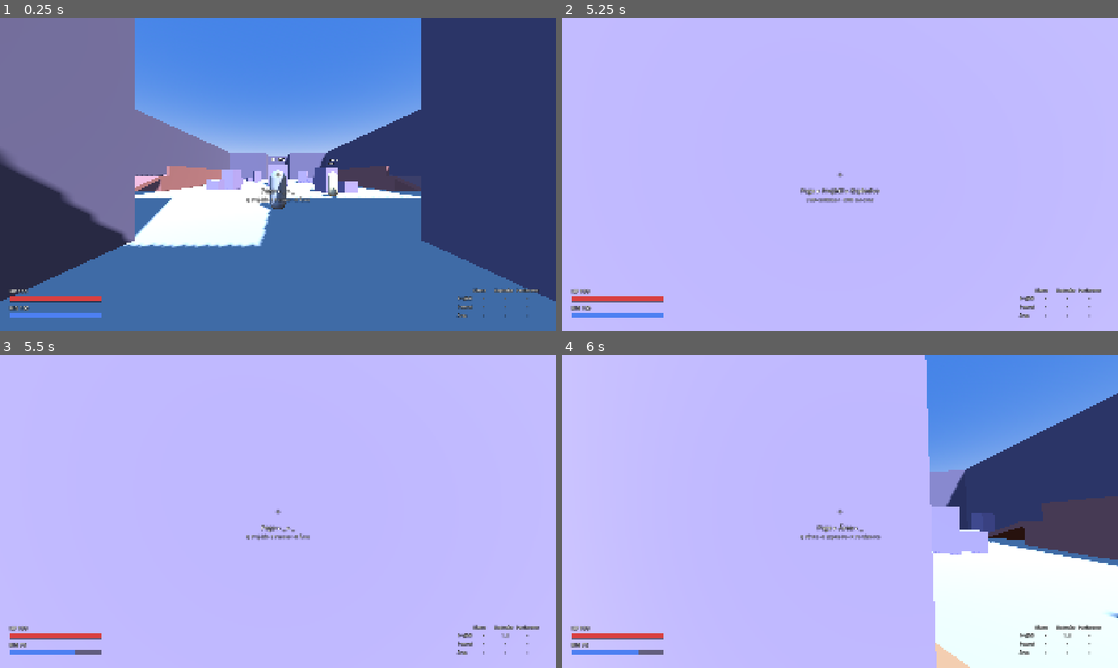
Above: before the commit, frames 1-4 (two rows, left to right).
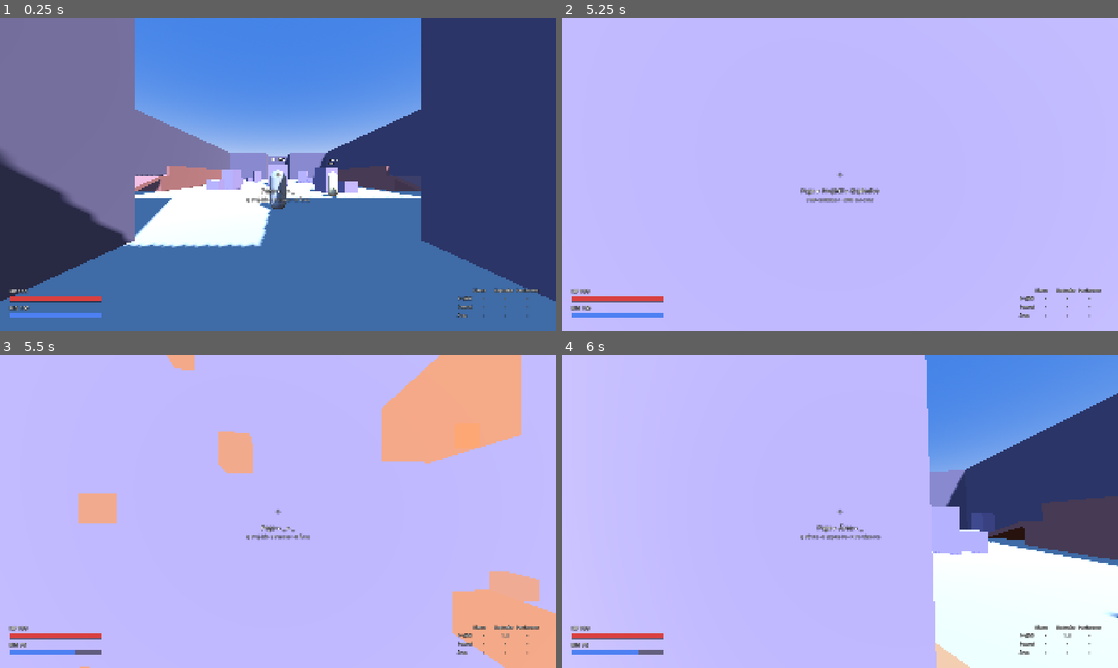
Above: after the commit, the same moments.

Repository: VSennaa/DynMagic
Game: Godot game, scene res://scenes/sandbox/training.tscn
Same seed, same stepped clock (60 frames per second), same inputs: the game is played once before the commit and once after it.
Inputs (mouse positions are in pixels of both pictures, inside the frame that each line leads up to):
- Up to frame 1 (0.25 s): no input
- Up to frame 2 (5.25 s): tap Enter at 0.5 s; move the mouse to (867, 174) at 0.52 s; hold W (move_forward) from 0.53 s (still down); click (867, 174) at 0.6 s; tap Space (jump) at 0.77, 1.07, 1.52, 1.82, 3.02, 3.32, 3.77, 4.07, 4.52, 4.82 s; move the mouse to (812, 174) at 1.27 s; click (812, 174) at 1.35 s; move the mouse to (851, 168) at 2.02 s; hold Ctrl (crouch) 2.03-2.78 s; click (851, 168) at 2.3 s; move the mouse to (834, 180) at 2.77 s; right-click (834, 180) at 2.85 s; click (834, 180) at 3.05 s; move the mouse to (878, 177) at 3.52 s; tap Tab (scoreboard) at 3.6 s; click (878, 177) at 3.8 s; move the mouse to (795, 171) at 4.27 s; tap Q (slot_1) at 4.35 s; click (795, 171) at 4.55 s; move the mouse to (845, 174) at 5.02 s; tap E (slot_2) at 5.1 s
- Up to frame 3 (5.5 s): keep holding W (move_forward); click (283, 511) at 5.3 s
- Up to frame 4 (6 s): move the mouse to (817, 505) at 5.77 s; release W (move_forward) at 5.78 s; hold D (move_right) from 5.78 s (still down); tap R (slot_3) at 5.85 s

Frames 1-2 are identical in both runs. In frame 3, 13% of the frame differs, in the area x 14-100%, y 0-100%; in frame 4, nothing differs.

Commit message:
feat(vfx): element particle trails and bursts
Zones and ground effects now land on the floor instead of on top of players.

Co-Authored-By: Claude Opus 5.5 <noreply@anthropic.com>

Diff:
--- a/scenes/player/spell_caster.gd
+++ b/scenes/player/spell_caster.gd
@@ -37,7 +37,7 @@
 ## First non-damageable surface below a point (rays pass through players and dummies).
 func _floor_below(point: Vector3, fallback: Vector3) -> Vector3:
 	var exclude: Array[RID] = [player.get_rid()]
-	for attempt: int in 4:
+	for _attempt: int in 4:
 		var query: PhysicsRayQueryParameters3D = PhysicsRayQueryParameters3D.create(point + Vector3.UP * 0.5, point + Vector3.DOWN * 20.0)
 		query.exclude = exclude
 		var result: Dictionary = player.get_world_3d().direct_space_state.intersect_ray(query)
--- a/scenes/spells/area_spell.gd
+++ b/scenes/spells/area_spell.gd
@@ -89,7 +89,7 @@
 		if launch > 0.0 and target.has_method(&"apply_knockback"):
 			target.call(&"apply_knockback", Vector3.UP * launch)
 	var fx: ExplosionFx = EXPLOSION_SCENE.instantiate() as ExplosionFx
-	fx.configure(_radius, spell.color)
+	fx.configure(_radius, spell.color, spell.element)
 	get_parent().add_child(fx)
 	fx.global_position = global_position
 	queue_free()
--- a/scenes/spells/burst_projectile.gd
+++ b/scenes/spells/burst_projectile.gd
@@ -37,7 +37,7 @@
 		_chain(center, targets, chain)
 	_leave_ground(center)
 	var fx: ExplosionFx = EXPLOSION_SCENE.instantiate() as ExplosionFx
-	fx.configure(radius, spell.color)
+	fx.configure(radius, spell.color, spell.element)
 	get_parent().add_child(fx)
 	fx.global_position = center
 	queue_free()
@@ -70,12 +70,5 @@
 	else:
 		overrides.merge({"zone_duration": frost_time, "zone_dps": 0.0, "zone_applies_status": true})
 	var zone: Zone = ZONE_SCENE.instantiate() as Zone
-	zone.setup(spell.with_params(overrides), caster, _ground_below(center), direction, center)
+	zone.setup(spell.with_params(overrides), caster, floor_below(center), direction, center)
 	get_parent().add_child(zone)
-
-
-func _ground_below(point: Vector3) -> Vector3:
-	var query: PhysicsRayQueryParameters3D = PhysicsRayQueryParameters3D.create(point + Vector3.UP * 0.2, point + Vector3.DOWN * 20.0)
-	query.exclude = _exclude
-	var result: Dictionary = get_world_3d().direct_space_state.intersect_ray(query)
-	return result["position"] if not result.is_empty() else point
--- a/scenes/spells/explosion_fx.gd
+++ b/scenes/spells/explosion_fx.gd
@@ -6,13 +6,15 @@
 
 var _radius: float = 3.0
 var _color: Color = Color.WHITE
+var _element: StringName = &"fire"
 
 @onready var _mesh: MeshInstance3D = $Mesh
 
 
-func configure(radius: float, color: Color) -> void:
+func configure(radius: float, color: Color, element: StringName = &"fire") -> void:
 	_radius = radius
 	_color = color
+	_element = element
 
 
 func _ready() -> void:
@@ -26,4 +28,8 @@
 	var tween: Tween = create_tween().set_parallel(true)
 	tween.tween_property(_mesh, ^"scale", Vector3.ONE * _radius, DURATION).set_ease(Tween.EASE_OUT).set_trans(Tween.TRANS_CUBIC)
 	tween.tween_property(mat, ^"albedo_color:a", 0.0, DURATION)
+	tween.chain().tween_interval(0.6)
 	tween.chain().tween_callback(queue_free)
+	var particles: GPUParticles3D = ElementFx.burst(_element, _color, _radius)
+	add_child(particles)
+	particles.emitting = true
--- a/scenes/spells/lingering_projectile.gd
+++ b/scenes/spells/lingering_projectile.gd
@@ -15,14 +15,6 @@
 
 func _plant(point: Vector3) -> void:
 	var zone: Zone = ZONE_SCENE.instantiate() as Zone
-	zone.setup(spell, caster, _ground_below(point), direction, point)
+	zone.setup(spell, caster, floor_below(point), direction, point)
 	get_parent().add_child(zone)
 	queue_free()
-
-
-## Zones sit on the floor even when the seed hits a wall or a target.
-func _ground_below(point: Vector3) -> Vector3:
-	var query: PhysicsRayQueryParameters3D = PhysicsRayQueryParameters3D.create(point + Vector3.UP * 0.2, point + Vector3.DOWN * 20.0)
-	query.exclude = _exclude
-	var result: Dictionary = get_world_3d().direct_space_state.intersect_ray(query)
-	return result["position"] if not result.is_empty() else point
--- a/scenes/spells/projectile.gd
+++ b/scenes/spells/projectile.gd
@@ -32,6 +32,7 @@
 	if body != null:
 		_exclude.append(body.get_rid())
 	_apply_color(spell.color)
+	add_child(ElementFx.trail(spell.element, spell.color))
 
 
 func _physics_process(delta: float) -> void:
--- a/scenes/spells/spell_node.gd
+++ b/scenes/spells/spell_node.gd
@@ -57,3 +57,21 @@
 			return node
 		node = node.get_parent()
 	return null
+
+
+## First non-damageable surface below a point: zones and marks land on the floor, never on a body.
+func floor_below(point: Vector3) -> Vector3:
+	var exclude: Array[RID] = []
+	var body: CollisionObject3D = caster as CollisionObject3D
+	if body != null:
+		exclude.append(body.get_rid())
+	for _attempt: int in 4:
+		var query: PhysicsRayQueryParameters3D = PhysicsRayQueryParameters3D.create(point + Vector3.UP * 0.2, point + Vector3.DOWN * 20.0)
+		query.exclude = exclude
+		var result: Dictionary = get_world_3d().direct_space_state.intersect_ray(query)
+		if result.is_empty():
+			return point
+		if find_damageable(result["collider"]) == null:
+			return result["position"]
+		exclude.append(result["rid"])
+	return point
--- /dev/null
+++ b/vfx/element_fx.gd
@@ -0,0 +1,76 @@
+class_name ElementFx
+extends RefCounted
+## Placeholder GPU particle looks per element (docs/specs/07-art-pipeline.md section 2):
+##   fire  orange square sparks rising        frost  pale crystal flakes drifting down
+##   storm short bright streaks, jittery      wind   long thin ribbons swirling
+## Every system stays under 2,000 live particles (spec 07 acceptance).
+
+const LOOKS: Dictionary = {
+	&"fire": {"size": Vector3(0.07, 0.07, 0.07), "gravity": Vector3(0, 2.5, 0), "spread": 25.0, "speed": 1.2, "lifetime": 0.5},
+	&"frost": {"size": Vector3(0.05, 0.09, 0.05), "gravity": Vector3(0, -1.5, 0), "spread": 60.0, "speed": 0.6, "lifetime": 0.8},
+	&"storm": {"size": Vector3(0.02, 0.02, 0.22), "gravity": Vector3.ZERO, "spread": 180.0, "speed": 3.0, "lifetime": 0.15},
+	&"wind": {"size": Vector3(0.02, 0.02, 0.35), "gravity": Vector3.ZERO, "spread": 40.0, "speed": 2.0, "lifetime": 0.6},
+}
+
+
+## Continuous trail for a moving spell. Particles live in world space so they stay behind.
+static func trail(element_id: StringName, color: Color, amount: int = 48) -> GPUParticles3D:
+	var particles: GPUParticles3D = _make(element_id, color, amount)
+	particles.local_coords = false
+	return particles
+
+
+## One-shot burst (explosions, zone spawn). Frees itself when done.
+static func burst(element_id: StringName, color: Color, radius: float, amount: int = 160) -> GPUParticles3D:
+	var particles: GPUParticles3D = _make(element_id, color, amount)
+	particles.one_shot = true
+	particles.explosiveness = 0.9
+	var process: ParticleProcessMaterial = particles.process_material as ParticleProcessMaterial
+	process.emission_shape = ParticleProcessMaterial.EMISSION_SHAPE_SPHERE
+	process.emission_sphere_radius = radius * 0.3
+	process.spread = 180.0
+	process.initial_velocity_min = radius * 1.5
+	process.initial_velocity_max = radius * 3.0
+	particles.finished.connect(particles.queue_free)
+	return particles
+
+
+static func _make(element_id: StringName, color: Color, amount: int) -> GPUParticles3D:
+	var look: Dictionary = LOOKS.get(element_id, LOOKS[&"fire"])
+	var particles: GPUParticles3D = GPUParticles3D.new()
+	particles.amount = mini(amount, 2000)
+	particles.lifetime = float(look["lifetime"])
+	var process: ParticleProcessMaterial = ParticleProcessMaterial.new()
+	process.direction = Vector3(0, 0, 1)
+	process.spread = float(look["spread"])
+	process.initial_velocity_min = float(look["speed"]) * 0.5
+	process.initial_velocity_max = float(look["speed"])
+	process.gravity = look["gravity"]
+	process.scale_min = 0.6
+	process.scale_max = 1.2
+	var fade: Gradient = Gradient.new()
+	fade.set_color(0, Color(1, 1, 1, 1))
+	fade.set_color(1, Color(1, 1, 1, 0))
+	var ramp: GradientTexture1D = GradientTexture1D.new()
+	ramp.gradient = fade
+	process.color_ramp = ramp
+	if element_id == &"storm":
+		process.turbulence_enabled = true
+		process.turbulence_noise_strength = 4.0
+	elif element_id == &"wind":
+		process.orbit_velocity_min = 0.5
+		process.orbit_velocity_max = 1.0
+	particles.process_material = process
+	var mesh: BoxMesh = BoxMesh.new()
+	mesh.size = look["size"]
+	var mat: StandardMaterial3D = StandardMaterial3D.new()
+	mat.shading_mode = BaseMaterial3D.SHADING_MODE_UNSHADED
+	mat.vertex_color_use_as_albedo = true
+	mat.transparency = BaseMaterial3D.TRANSPARENCY_ALPHA
+	mat.albedo_color = color.lerp(Color.WHITE, 0.25)
+	mat.emission_enabled = true
+	mat.emission = color
+	mat.emission_energy_multiplier = 2.0
+	mesh.material = mat
+	particles.draw_pass_1 = mesh
+	return particles
Not shown, added: vfx/element_fx.gd.uid
Not shown, changed: docs/HANDOFF.md
Not shown, changed: docs/ROADMAP.md
